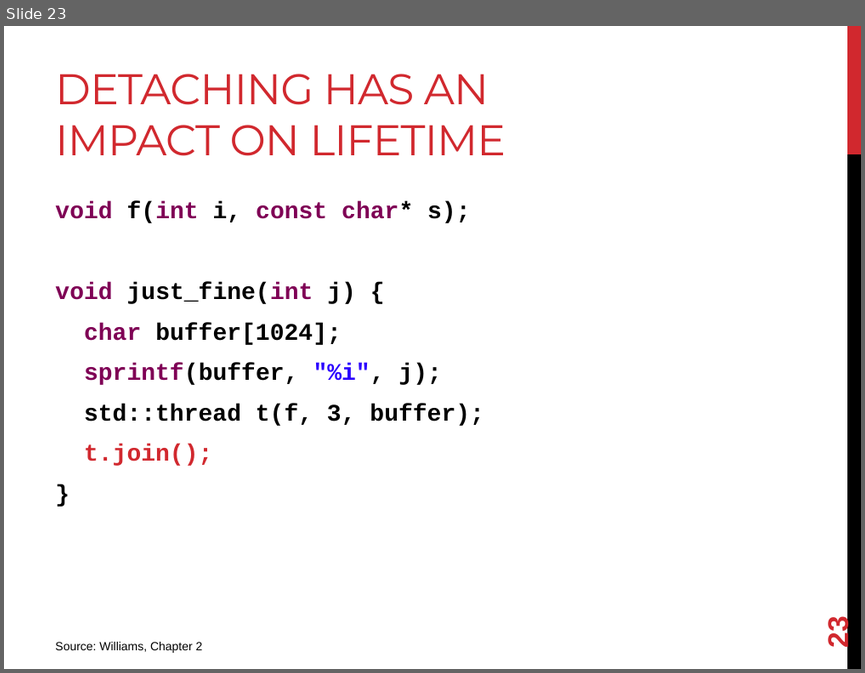
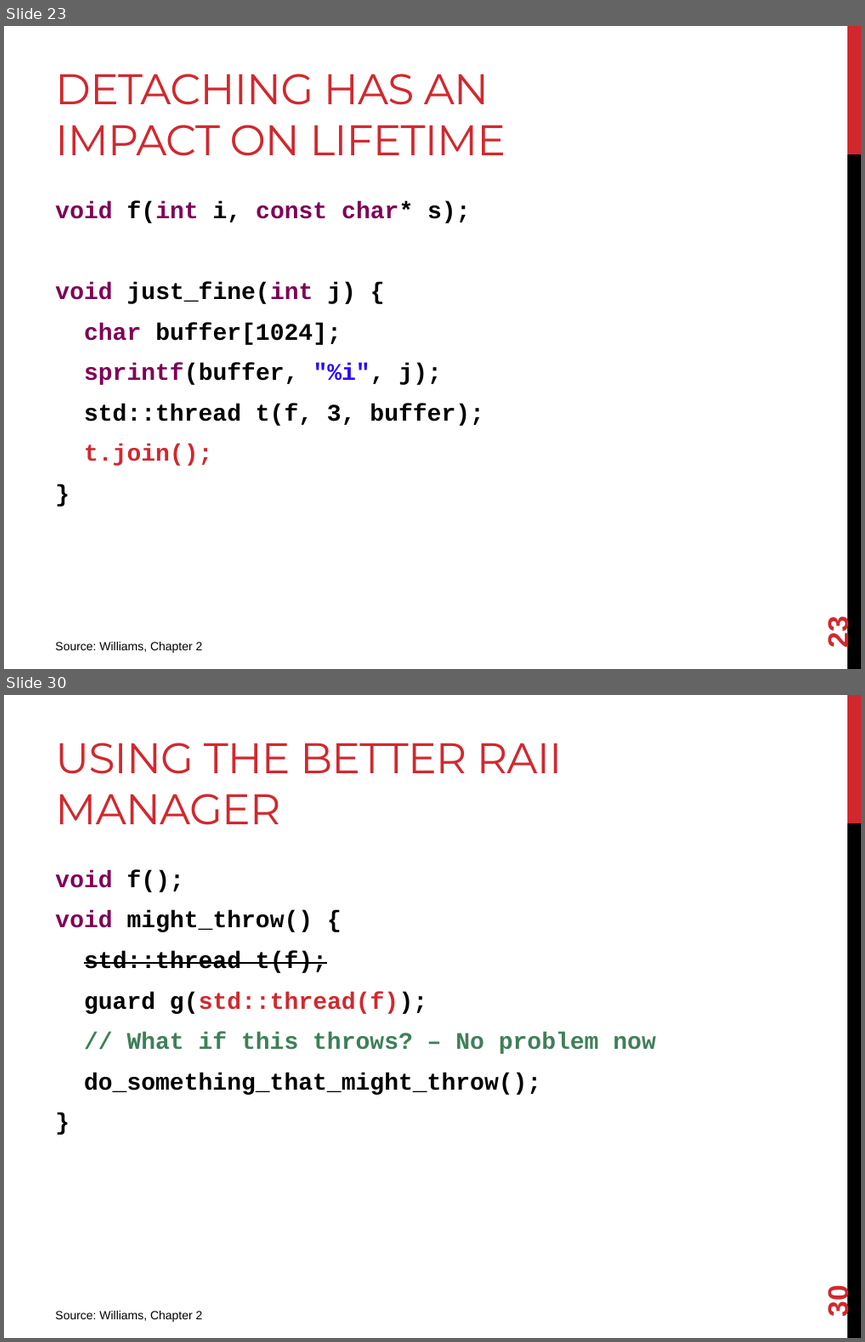
Before and after one commit to joshpeterson/DevelopingConcurrentSoftware, a slide deck: Lectures/Threads/Threads.pptx. Shown one above the other, each under a label of ours: slide 23 before the commit, slides 23 and 30 after it; the slides between them are not shown. The pictures are 865x673 and 865x1342 pixels, drawn with LibreOffice and Linux fonts; fonts in the diff are those of the drawing. Boxes give left, top, right and bottom in pixels: in the first picture for what was removed or moved away, otherwise in the second. Text is boxed around its words. In the diff, an @@ line names an element or a change of style, - is before the commit and + after.

Commit message:
Finish threads lecture.

```diff
--- a/Lectures/Threads/Threads.pptx
+++ b/Lectures/Threads/Threads.pptx
@@ slide 30 added at box(4, 695, 861, 1338), background #FFFFFF; not listed: 2 template elements that a slide beside it also shows @@
@@ title added at box(55, 743, 562, 825), 36 pt, text #D1282E @@
+USING THE BETTER RAII MANAGER
@@ text added at box(55, 870, 655, 1095), 20 pt, text #000000, bold @@
+void f();
+void might_throw() {
+std::thread t(f);
+guard g(std::thread(f));
+// What if this throws? – No problem now
+do_something_that_might_throw();
+}
@@ page number added at box(822, 1287, 854, 1315), 24 pt, text #D1282E, bold @@
+30
@@ text added at box(55, 1310, 203, 1321), 10 pt, text #000000 @@
+Source: Williams, Chapter 2
```
Also in this commit, not shown: 3 slides changed, 4 other slides added.
